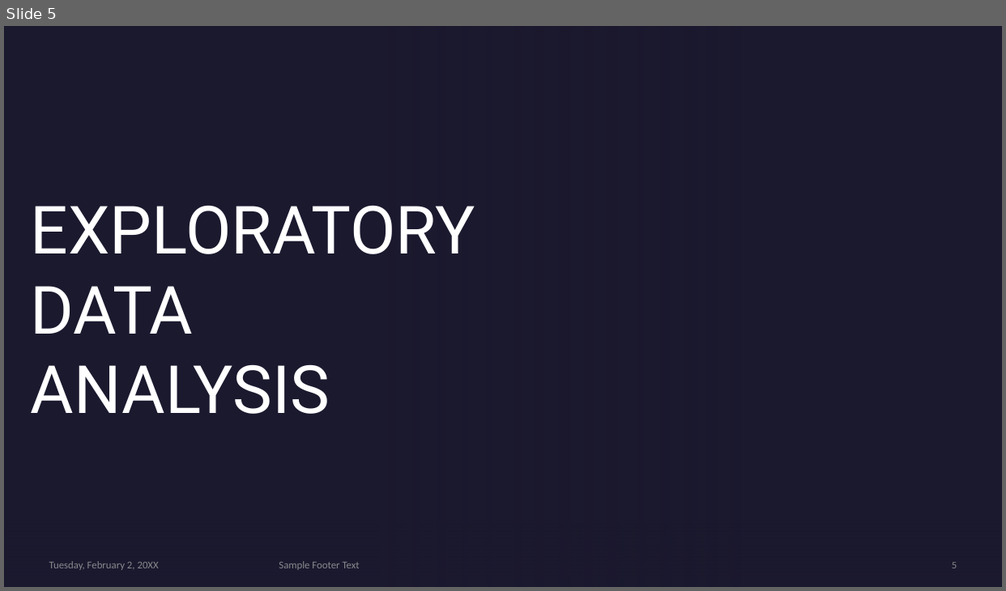
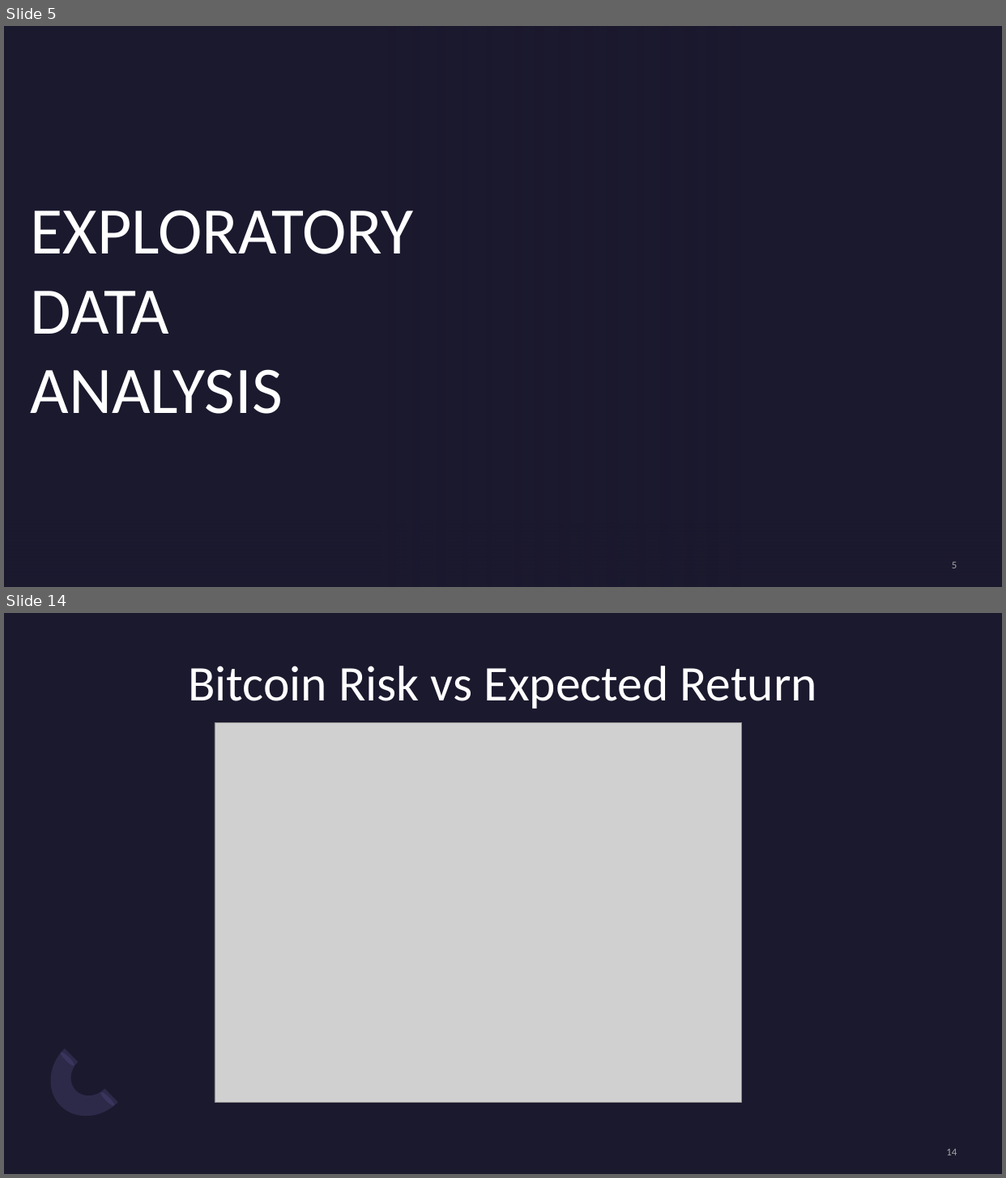
Before and after one commit to kwanda2426/kwanda_mlondi, a slide deck: STOCK MARKET INVESTMENT STRATEGY.pptx. Shown one above the other, each under a label of ours: slide 5 before the commit, slides 5 and 14 after it; the slides between them are not shown. The pictures are 1006x591 and 1006x1178 pixels, drawn with LibreOffice and Linux fonts; fonts in the diff are those of the drawing; grey boxes stand for pictures; background and template pictures are left out. Boxes give left, top, right and bottom in pixels: in the first picture for what was removed or moved away, otherwise in the second. Text is boxed around its words. In the diff, an @@ line names an element or a change of style, - is before the commit and + after.

```diff
--- a/STOCK MARKET INVESTMENT STRATEGY.pptx
+++ b/STOCK MARKET INVESTMENT STRATEGY.pptx
@@ slide 14 added at bbox=[4, 613, 1002, 1174], background #1B192E @@
@@ title added at bbox=[188, 666, 817, 709], 48 pt, text #FFFFFF @@
+Bitcoin Risk vs Expected Return
@@ picture added at bbox=[215, 723, 741, 1102] @@
@@ freeform shape added at bbox=[33, 1049, 117, 1133], fill #746EB3 at 20% opacity @@
@@ ellipse added at bbox=[59, 1050, 76, 1067], fill #2B274A @@
@@ ellipse added at bbox=[99, 1091, 116, 1108], fill #2B274A @@
@@ page number added at bbox=[946, 1149, 957, 1156], 10 pt, text #A5A5A5 @@
+14
@@ slide 5 changed as well @@
@@ title "EXPLORATORY DATA ANALYSIS" at bbox=[31, 210, 414, 414]: font Roboto to Calibri @@
@@ page number at bbox=[952, 562, 957, 569]: text colour #A6A6A6 at 80% opacity to #A5A5A5 @@
@@ text removed at bbox=[49, 561, 159, 570] @@
-Tuesday, February 2, 20XX
@@ text removed at bbox=[279, 561, 360, 570] @@
-Sample Footer Text
```
Also in this commit, not shown: 5 other slides changed, 12 other slides added, 11 slides removed, 3 other files.
